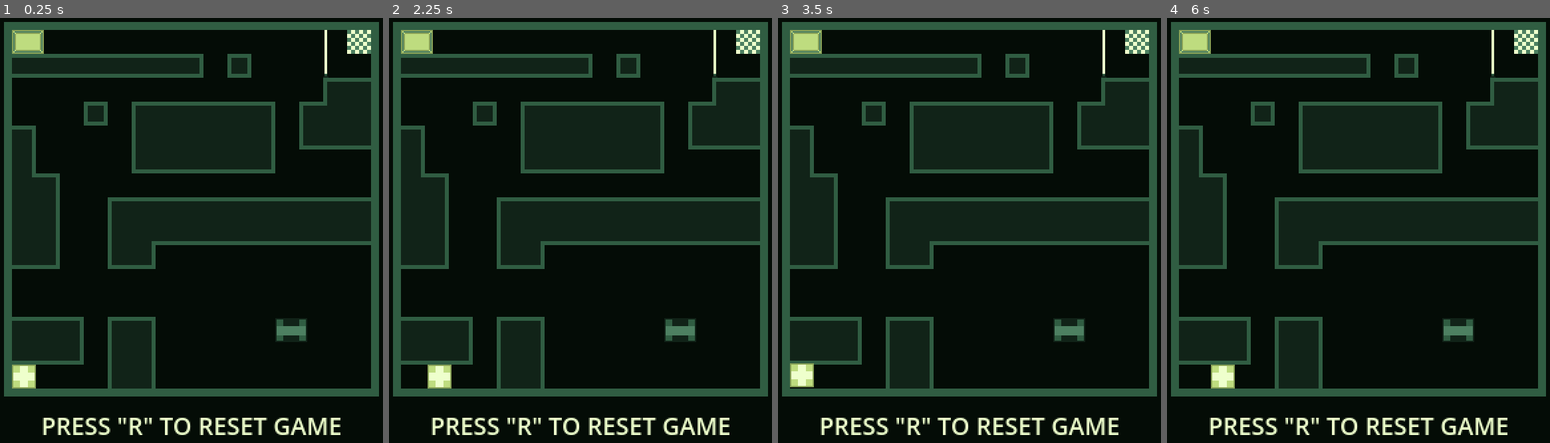
Above: before the commit, frames 1-4 (left to right).
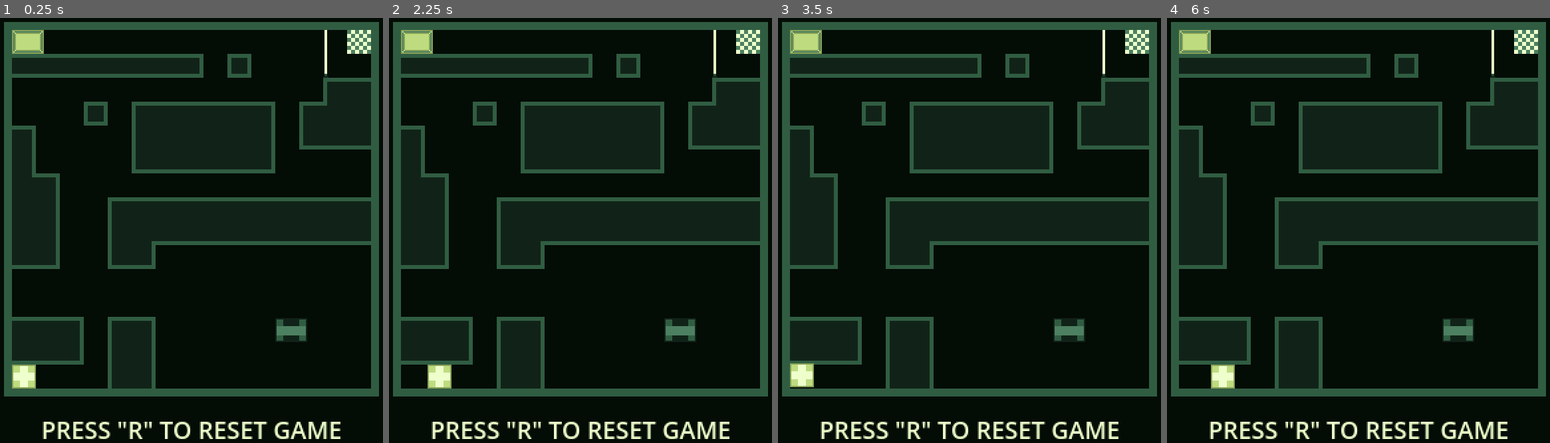
Above: after the commit, the same moments.

Repository: pangeon/Pixel-Mania
Game: Godot game, scene res://scenes/start_level.tscn
Same seed, same stepped clock (60 frames per second), same inputs: the game is played once before the commit and once after it. Before the commit the project starts from res://scenes/game.tscn.
Inputs:
- Up to frame 1 (0.25 s): no input
- Up to frame 2 (2.25 s): tap R (reset) at 0.5, 1.25, 2 s; hold Right (move_right) 0.53-1.28 s; hold Down (move_down) 1.28-2.03 s; hold Right (move_right) from 2.03 s (still down)
- Up to frame 3 (3.5 s): tap R (reset) at 2.75 s; release Right (move_right) at 2.78 s; hold Up (move_up) from 2.78 s (still down)
- Up to frame 4 (6 s): tap R (reset) at 3.5, 4.15, 4.25 s; release Up (move_up) at 3.53 s; hold Left (move_left) 3.53-5.03 s; hold Down (move_down) 5.03-5.78 s; hold Right (move_right) from 5.78 s (still down)

The runs differ from the first frame. In frame 1, 1.9% of the frame differs, in the area x 11-89%, y 94-100%; in frame 2, 1.9%; in frame 3, 1.9%; in frame 4, 1.9%.

Commit message:
organise game workspace

Diff:
--- a/project.godot
+++ b/project.godot
@@ -11,7 +11,7 @@
 [application]
 
 config/name="Pixel Mania"
-run/main_scene="res://scenes/game.tscn"
+run/main_scene="res://scenes/start_level.tscn"
 config/features=PackedStringArray("4.1", "Forward Plus")
 config/icon="res://icon.svg"
 
--- a/scenes/laser_beam.tscn
+++ b/scenes/laser_beam.tscn
@@ -46,4 +46,8 @@
 position = Vector2(0.5, 0)
 shape = SubResource("RectangleShape2D_4o7jd")
 
+[node name="LaserBeamEmiter" type="Sprite2D" parent="."]
+texture_filter = 1
+texture = ExtResource("1_jawex")
+
 [connection signal="body_entered" from="." to="." method="_on_body_entered"]
--- a/scenes/game.tscn
+++ b/scenes/start_level.tscn
@@ -1,17 +1,16 @@
-[gd_scene load_steps=16 format=3 uid="uid://dbi45lpog5ros"]
+[gd_scene load_steps=15 format=3 uid="uid://bixnsfbw5h3tg"]
 
-[ext_resource type="Script" path="res://scripts/background.gd" id="1_5kbue"]
-[ext_resource type="Script" path="res://scripts/game.gd" id="1_n4xvt"]
-[ext_resource type="PackedScene" uid="uid://dn8r6m21c5an" path="res://scenes/player.tscn" id="2_7b6k8"]
-[ext_resource type="PackedScene" uid="uid://kg54s01ginlu" path="res://scenes/chest.tscn" id="3_rqovp"]
-[ext_resource type="Texture2D" uid="uid://3ted24g1yntk" path="res://assets/tile_map_unit_18px.png" id="5_2l4eq"]
-[ext_resource type="PackedScene" uid="uid://c0osq77bxj2bw" path="res://scenes/laser_beam.tscn" id="6_0f2ra"]
-[ext_resource type="PackedScene" uid="uid://cs2npj5lu5xaa" path="res://scenes/info.tscn" id="7_xcppg"]
-[ext_resource type="PackedScene" uid="uid://jqcaoee85fv4" path="res://scenes/activation_plate.tscn" id="8_fyf2p"]
-[ext_resource type="Texture2D" uid="uid://daq6owk52lw5c" path="res://assets/laser-beam-2x-off.png" id="9_7e4h6"]
+[ext_resource type="Script" path="res://scripts/start_level.gd" id="1_wejfc"]
+[ext_resource type="PackedScene" uid="uid://cbx4xe41ugv74" path="res://scenes/ui.tscn" id="2_ewd5e"]
+[ext_resource type="Script" path="res://scripts/background.gd" id="3_lmo27"]
+[ext_resource type="PackedScene" uid="uid://c0osq77bxj2bw" path="res://scenes/laser_beam.tscn" id="4_supc3"]
+[ext_resource type="PackedScene" uid="uid://jqcaoee85fv4" path="res://scenes/activation_plate.tscn" id="6_4xrby"]
+[ext_resource type="PackedScene" uid="uid://kg54s01ginlu" path="res://scenes/chest.tscn" id="7_ttqhx"]
+[ext_resource type="Texture2D" uid="uid://3ted24g1yntk" path="res://assets/tile_map_unit_18px.png" id="8_nm2rn"]
+[ext_resource type="PackedScene" uid="uid://dn8r6m21c5an" path="res://scenes/player.tscn" id="9_kohgt"]
 
 [sub_resource type="TileSetAtlasSource" id="TileSetAtlasSource_3imup"]
-texture = ExtResource("5_2l4eq")
+texture = ExtResource("8_nm2rn")
 texture_region_size = Vector2i(18, 18)
 0:0/0 = 0
 0:0/0/physics_layer_0/linear_velocity = Vector2(0, 0)
@@ -118,71 +117,59 @@
 [sub_resource type="RectangleShape2D" id="RectangleShape2D_pqdyo"]
 size = Vector2(282, 6)
 
-[node name="Game" type="Node2D"]
-script = ExtResource("1_n4xvt")
+[node name="StartLevel" type="Node2D"]
+script = ExtResource("1_wejfc")
 metadata/_edit_vertical_guides_ = [51.0, 321.0, 327.0, 45.0, 69.0, 87.0, 105.0, 123.0, 141.0, 159.0, 177.0, 195.0, 213.0, 231.0, 249.0, 267.0, 285.0, 303.0]
 metadata/_edit_horizontal_guides_ = [321.0, 51.0, 45.0, 327.0, 69.0, 87.0, 105.0, 123.0, 141.0, 159.0, 177.0, 195.0, 213.0, 231.0, 249.0, 267.0, 285.0, 303.0]
 
+[node name="UI" parent="." instance=ExtResource("2_ewd5e")]
+
 [node name="Background" type="Node2D" parent="."]
-script = ExtResource("1_5kbue")
+script = ExtResource("3_lmo27")
 
-[node name="LaserBeam" parent="." instance=ExtResource("6_0f2ra")]
+[node name="Objects" type="Node2D" parent="."]
+
+[node name="LaserBeam" parent="Objects" instance=ExtResource("4_supc3")]
 position = Vector2(287, 69)
 
-[node name="LaserBeamEmiter" type="Sprite2D" parent="."]
-texture_filter = 1
-position = Vector2(287, 69)
-texture = ExtResource("9_7e4h6")
+[node name="ActivationPlate" parent="Objects" instance=ExtResource("6_4xrby")]
+position = Vector2(63, 60)
 
-[node name="TileMap" type="TileMap" parent="."]
+[node name="Chest" parent="Objects" instance=ExtResource("7_ttqhx")]
+position = Vector2(249, 268)
+
+[node name="Map" type="Node2D" parent="."]
+
+[node name="TileMap" type="TileMap" parent="Map"]
 texture_filter = 1
 position = Vector2(51, 51)
 tile_set = SubResource("TileSet_hktew")
 format = 2
 layer_0/tile_data = PackedInt32Array(851968, 458752, 0, 851969, 458752, 0, 851970, 131072, 1, 786432, 393216, 0, 786433 …(1463 unchanged characters)…
 
-[node name="ActivationPlate" parent="." instance=ExtResource("8_fyf2p")]
-position = Vector2(63, 60)
-
-[node name="Chest" parent="." instance=ExtResource("3_rqovp")]
-position = Vector2(249, 268)
-
-[node name="Player" parent="." instance=ExtResource("2_7b6k8")]
-position = Vector2(-18, -18)
-
-[node name="GameBorders" type="StaticBody2D" parent="."]
+[node name="GameBorders" type="StaticBody2D" parent="Map"]
 collision_layer = 4
 collision_mask = 3
 
-[node name="Top" type="CollisionShape2D" parent="GameBorders"]
+[node name="Top" type="CollisionShape2D" parent="Map/GameBorders"]
 position = Vector2(186, 48)
 shape = SubResource("RectangleShape2D_kseiu")
 
-[node name="Left" type="CollisionShape2D" parent="GameBorders"]
+[node name="Left" type="CollisionShape2D" parent="Map/GameBorders"]
 position = Vector2(48, 186)
 shape = SubResource("RectangleShape2D_flt1s")
 
-[node name="Right" type="CollisionShape2D" parent="GameBorders"]
+[node name="Right" type="CollisionShape2D" parent="Map/GameBorders"]
 position = Vector2(324, 186)
 shape = SubResource("RectangleShape2D_ilcjv")
 
-[node name="Bottom" type="CollisionShape2D" parent="GameBorders"]
+[node name="Bottom" type="CollisionShape2D" parent="Map/GameBorders"]
 position = Vector2(186, 324)
 shape = SubResource("RectangleShape2D_pqdyo")
 
-[node name="Info" parent="." instance=ExtResource("7_xcppg")]
-anchors_preset = 7
-anchor_left = 0.5
-anchor_top = 1.0
-anchor_right = 0.5
-offset_left = 186.0
-offset_top = 365.0
-offset_right = 186.0
-offset_bottom = 365.0
-grow_vertical = 0
-size_flags_horizontal = 4
-size_flags_vertical = 8
+[node name="Player" parent="." instance=ExtResource("9_kohgt")]
+position = Vector2(-18, -18)
 
-[connection signal="player_touch" from="LaserBeam" to="Player" method="_on_laser_beam_player_touch"]
-[connection signal="chest_outside" from="ActivationPlate" to="." method="_on_activation_plate_chest_outside"]
-[connection signal="chest_touch" from="ActivationPlate" to="." method="_on_activation_plate_chest_touch"]
+[connection signal="player_touch" from="Objects/LaserBeam" to="Player" method="_on_laser_beam_player_touch"]
+[connection signal="chest_outside" from="Objects/ActivationPlate" to="." method="_on_activation_plate_chest_outside"]
+[connection signal="chest_touch" from="Objects/ActivationPlate" to="." method="_on_activation_plate_chest_touch"]
--- /dev/null
+++ b/scenes/ui.tscn
@@ -0,0 +1,11 @@
+[gd_scene load_steps=2 format=3 uid="uid://cbx4xe41ugv74"]
+
+[ext_resource type="PackedScene" uid="uid://cs2npj5lu5xaa" path="res://scenes/info.tscn" id="1_ulf7r"]
+
+[node name="UI" type="CanvasLayer"]
+
+[node name="Info" parent="." instance=ExtResource("1_ulf7r")]
+offset_top = 332.0
+offset_bottom = -4.0
+size_flags_horizontal = 4
+size_flags_vertical = 8
--- a/scripts/background.gd
+++ b/scripts/background.gd
@@ -1,4 +1,6 @@
 extends Node2D
+
+class_name Background
 
 func _draw() -> void:
 
--- a/scripts/laser_beam.gd
+++ b/scripts/laser_beam.gd
@@ -14,9 +14,9 @@
 	if body is Chest:
 		chest_touch.emit()
 
-func off_laser() -> void:
-	animation_sprite.position.y = 38
-	collision_shape.position.y = 38
+func off_laser(change_laser_position: Vector2) -> void:
+	animation_sprite.position = change_laser_position
+	collision_shape.position = change_laser_position
 
 func on_laser() -> void:
 	animation_sprite.position.y = 0
--- a/scripts/game.gd
+++ b/scripts/start_level.gd
@@ -1,10 +1,10 @@
 extends Node2D
 
-@onready var laser_beam: LaserBeam = $LaserBeam
-@onready var activation_plate: ActivationPlate = $ActivationPlate
+@onready var laser_beam: LaserBeam = $Objects/LaserBeam
+@onready var activation_plate: ActivationPlate = $Objects/ActivationPlate
 
 func _on_activation_plate_chest_touch() -> void:
-	laser_beam.off_laser()
+	laser_beam.off_laser(Vector2(0, 38))
 	activation_plate.on_power_plate()
 
 func _on_activation_plate_chest_outside() -> void:
